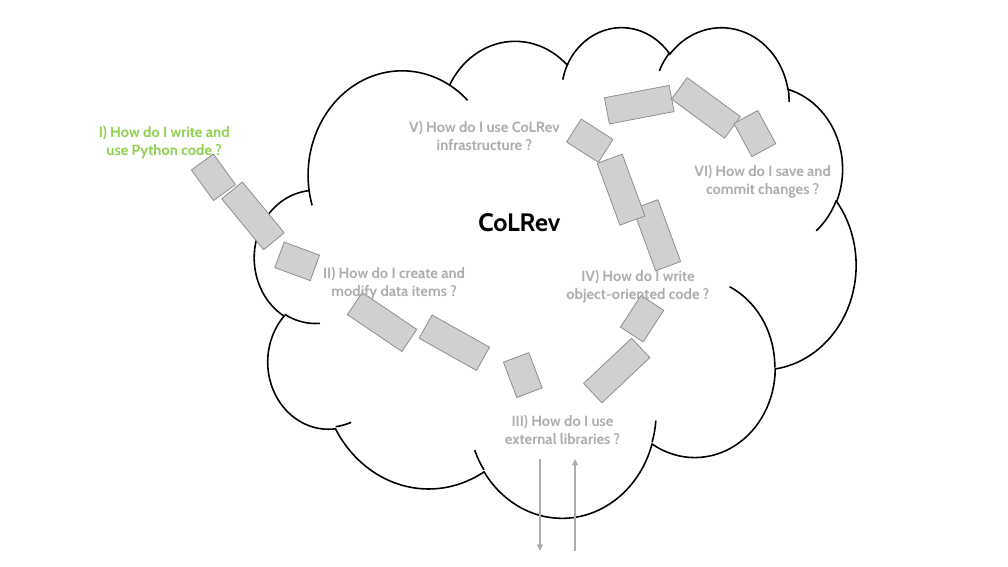
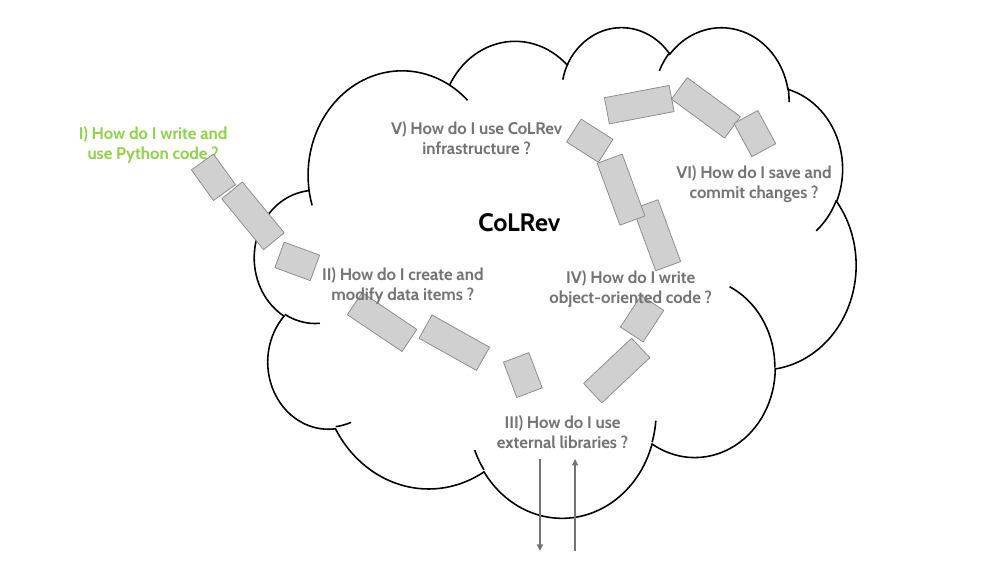
Before and after one commit to digital-work-lab/open-source-project, a slide deck: slide 6 of assets/python_overview.pptx. Drawn at 1008x567 pixels with LibreOffice and Linux fonts; fonts in the diff are those of the drawing; grey boxes stand for pictures. Boxes give left, top, right and bottom in pixels: in the first picture for what was removed or moved away, otherwise in the second. Text is boxed around its words. In the diff, an @@ line names an element or a change of style, - is before the commit and + after.

```diff
--- a/assets/python_overview.pptx
+++ b/assets/python_overview.pptx
@@ text "I) How do I write ..." moved from (x1=99, y1=126, x2=230, y2=159) to (x1=79, y1=126, x2=227, y2=163) @@
@@ text "I) How do I write ..." at (x1=79, y1=126, x2=227, y2=163): size 14 to 16 pt @@
@@ text "V) How do I use ..." moved from (x1=409, y1=121, x2=560, y2=150) to (x1=391, y1=121, x2=563, y2=154) @@
@@ text "VI) How do I save ..." moved from (x1=694, y1=165, x2=831, y2=198) to (x1=676, y1=165, x2=832, y2=202) @@
@@ size 14 to 16 pt, text colour #AEAEAE to #747474 in 5 elements at (x1=497, y1=415, x2=621, y2=448), (x1=549, y1=270, x2=701, y2=308), (x1=391, y1=121, x2=563, y2=154), (x1=676, y1=165, x2=832, y2=202), (x1=322, y1=267, x2=483, y2=304) @@
@@ text "IV) How do I write ..." moved from (x1=566, y1=268, x2=700, y2=303) to (x1=549, y1=270, x2=701, y2=308) @@
@@ arrow (540, 459) - (540, 551): stroke #AEAEAE 2 pt to #747474 2 pt @@
@@ arrow (575, 551) - (575, 459): stroke #AEAEAE 2 pt to #747474 2 pt @@
```
Also in this commit, not shown: 5 other slides changed.
